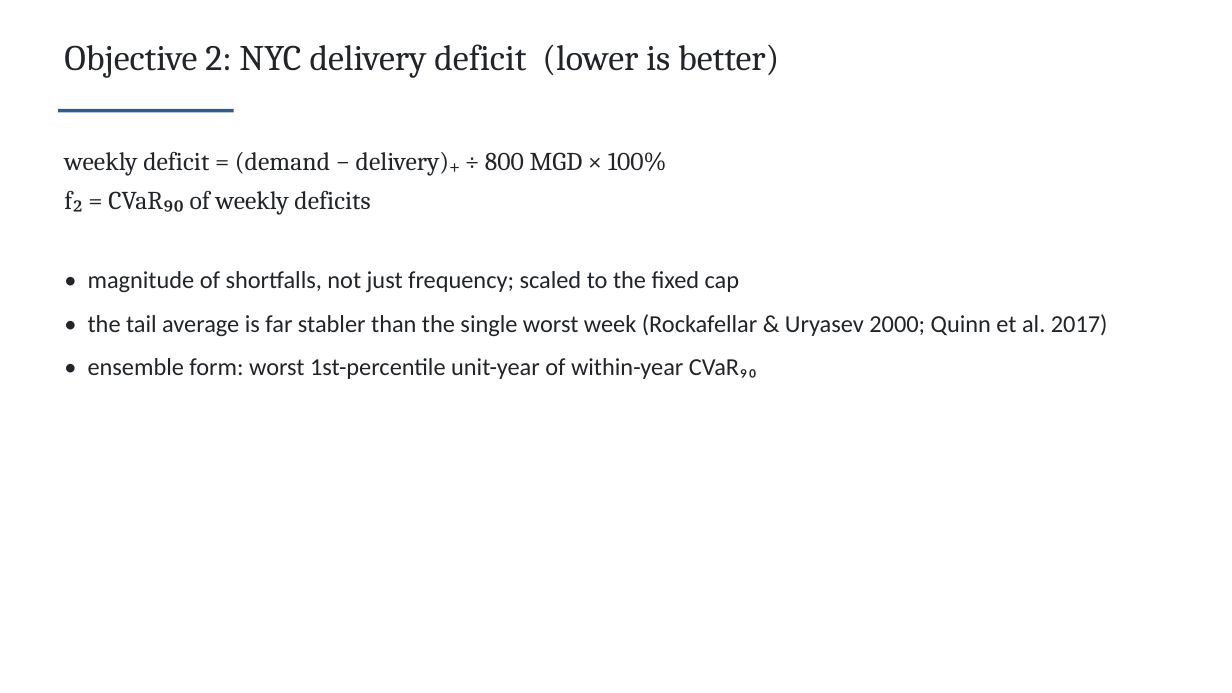
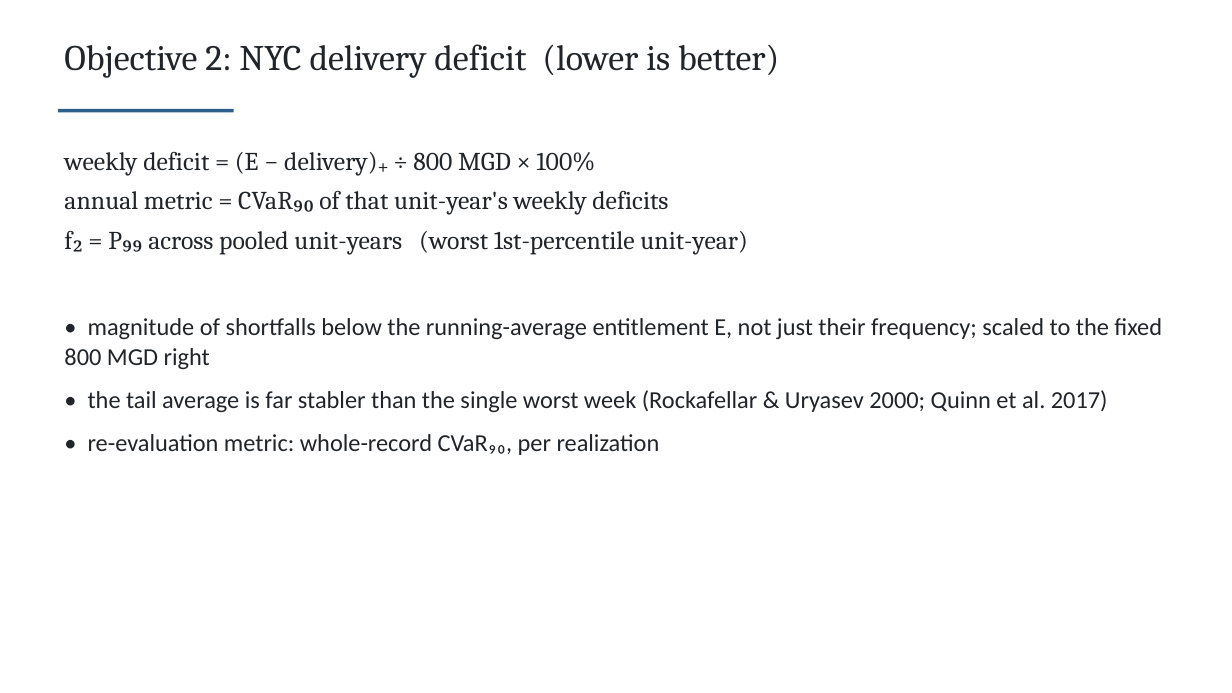
Before and after one commit to TrevorJA/NYCOptimization, a slide deck: slide 32 of docs/NYCOptimization_project_proposal_and_motivation_CLAUDE.pptx. Drawn at 1232x693 pixels with LibreOffice and Linux fonts; fonts in the diff are those of the drawing. Boxes give left, top, right and bottom in pixels: in the first picture for what was removed or moved away, otherwise in the second. Text is boxed around its words. In the diff, an @@ line names an element or a change of style, - is before the commit and + after.

```diff
--- a/docs/NYCOptimization_project_proposal_and_motivation_CLAUDE.pptx
+++ b/docs/NYCOptimization_project_proposal_and_motivation_CLAUDE.pptx
@@ text at (64,152,748,255): text changed @@
-weekly deficit = (demand − delivery)₊ ÷ 800 MGD × 100%
-f₂ = CVaR₉₀ of weekly deficits
+weekly deficit = (E − delivery)₊ ÷ 800 MGD × 100%
+annual metric = CVaR₉₀ of that unit-year's weekly deficits
+f₂ = P₉₉ across pooled unit-years (worst 1st-percentile unit-year)
@@ text "• magnitude of shortfalls below ...": place and size @@
-text "• magnitude of shortfalls below ..." at (88,271,1108,379)
+text "• magnitude of shortfalls below ..." at (64,318,1162,455)
@@ text at (64,318,1162,369): text changed @@
-• magnitude of shortfalls, not just frequency; scaled to the fixed cap
+• magnitude of shortfalls below the running-average entitlement E, not just their frequency; scaled to the fixed 800 MGD right
@@ text at (88,434,660,455): text changed @@
-• ensemble form: worst 1st-percentile unit-year of within-year CVaR₉₀
+• re-evaluation metric: whole-record CVaR₉₀, per realization
```
Also in this commit, not shown: 7 other slides changed, 31 other files.
